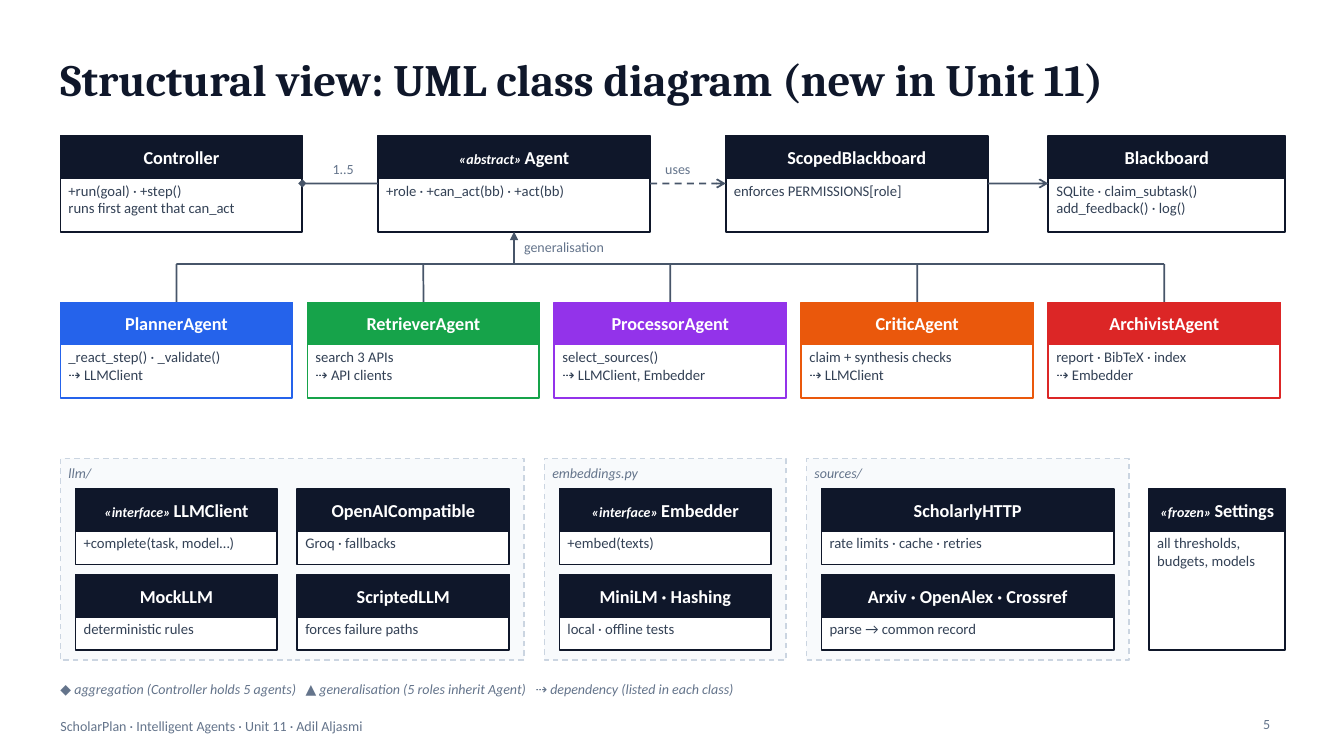
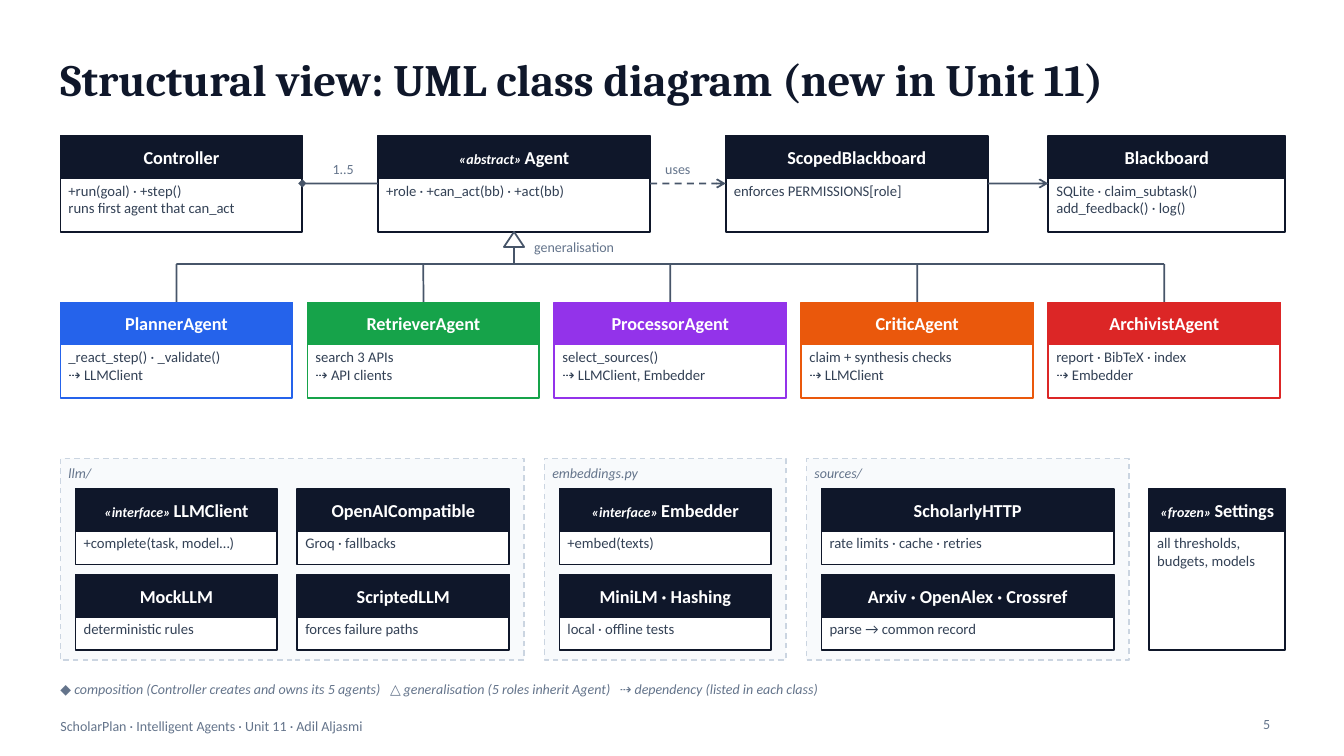
Before and after one commit to adilaljasmi/scholarplan, a slide deck: slide 5 of presentation/ScholarPlan_Unit11_Presentation.pptx. Drawn at 1344x756 pixels with LibreOffice and Linux fonts; fonts in the diff are those of the drawing. Boxes give left, top, right and bottom in pixels: in the first picture for what was removed or moved away, otherwise in the second. Text is boxed around its words. In the diff, an @@ line names an element or a change of style, - is before the commit and + after.

```diff
--- a/presentation/ScholarPlan_Unit11_Presentation.pptx
+++ b/presentation/ScholarPlan_Unit11_Presentation.pptx
@@ triangle added at <box>504,232,524,247</box>, fill #FFFFFF, outline #475569 1.25 pt @@
@@ text "generalisation": place and size @@
-text "generalisation" at <box>524,242,604,255</box>
+text "generalisation" at <box>534,242,614,255</box>
@@ arrow moved from (514, 232) - (514, 264) to (514, 246) - (514, 264) @@
@@ arrow (514, 246) - (514, 264): arrow to line @@
@@ text at <box>74,684,817,697</box>: text changed @@
-◆ aggregation (Controller holds 5 agents) ▲ generalisation (5 roles inherit Agent) ⇢ dependency (listed in each class)
+◆ composition (Controller creates and owns its 5 agents) △ generalisation (5 roles inherit Agent) ⇢ dependency (listed in each class)
```
Also in this commit, not shown: 5 other slides changed, 1 slide added, 1 slide removed, 27 other files.
